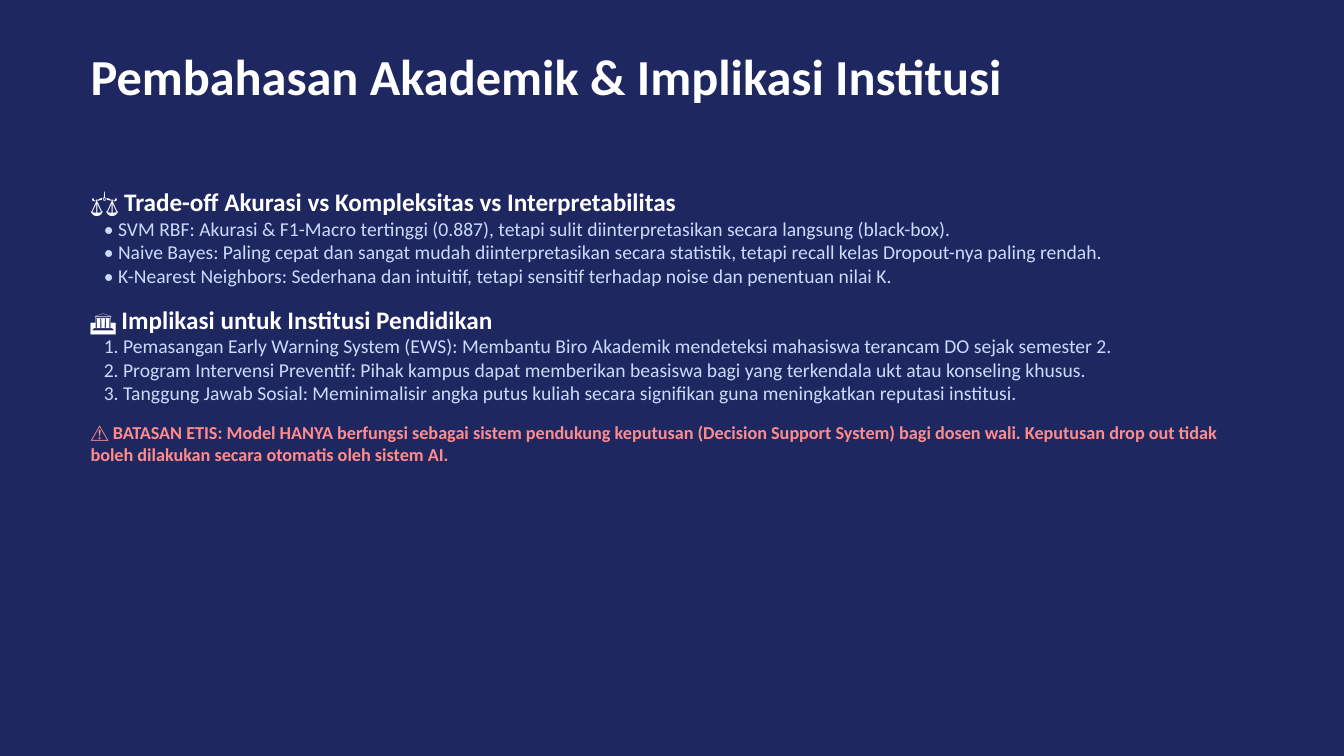
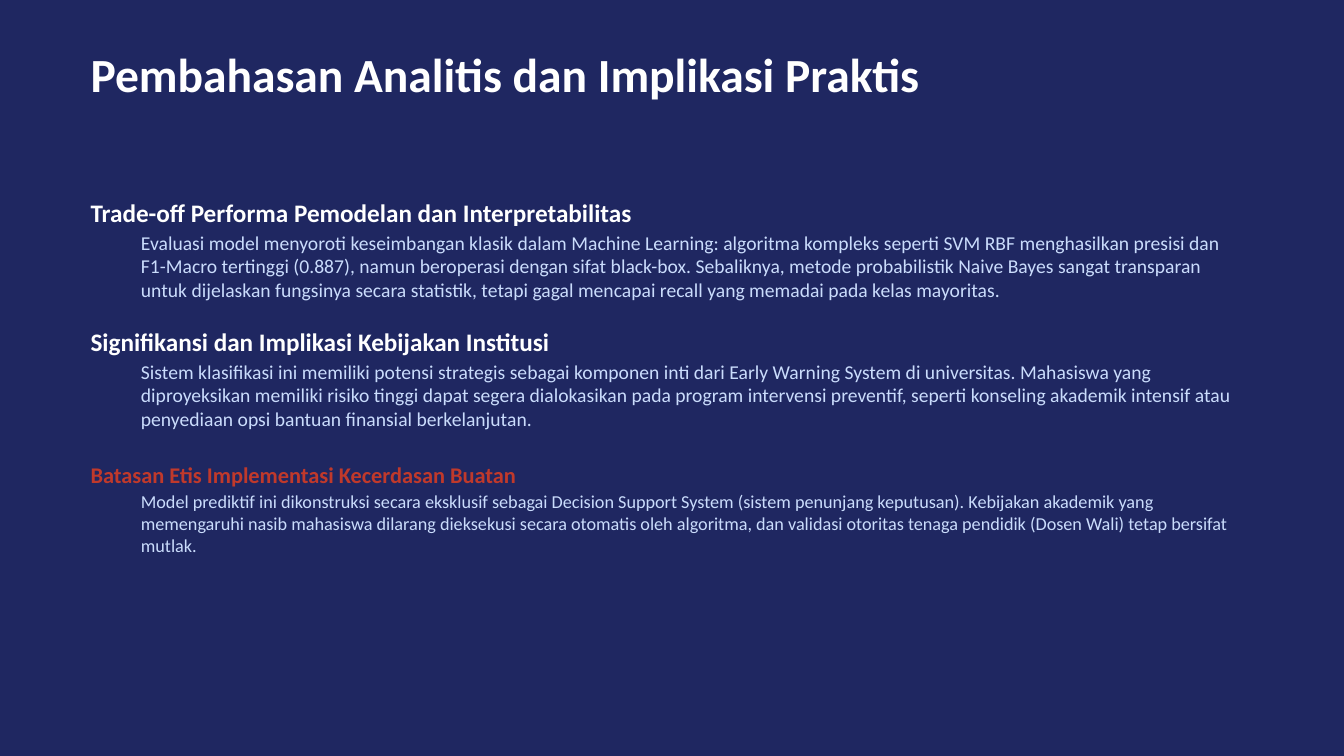
Before and after one commit to hafizmuzani011-collab/uas-ml-kelulusan, a slide deck: slide 7 of presentation/presentasi_uas_ml.pptx. Drawn at 1344x756 pixels with LibreOffice and Linux fonts; fonts in the diff are those of the drawing. Boxes give left, top, right and bottom in pixels: in the first picture for what was removed or moved away, otherwise in the second. Text is boxed around its words. In the diff, an @@ line names an element or a change of style, - is before the commit and + after.

```diff
--- a/presentation/presentasi_uas_ml.pptx
+++ b/presentation/presentasi_uas_ml.pptx
@@ text at (91, 58, 919, 100): text changed; size 36 to 34 pt @@
-Pembahasan Akademik & Implikasi Institusi
+Pembahasan Analitis dan Implikasi Praktis
@@ text at (91, 204, 1230, 552): text changed @@
-⚖️ Trade-off Akurasi vs Kompleksitas vs Interpretabilitas
-• SVM RBF: Akurasi & F1-Macro tertinggi (0.887), tetapi sulit diinterpretasikan secara langsung (black-box).
-• Naive Bayes: Paling cepat dan sangat mudah diinterpretasikan secara statistik, tetapi recall kelas Dropout-nya paling rendah.
-• K-Nearest Neighbors: Sederhana dan intuitif, tetapi sensitif terhadap noise dan penentuan nilai K.
-🏛️ Implikasi untuk Institusi Pendidikan
-1. Pemasangan Early Warning System (EWS): Membantu Biro Akademik mendeteksi mahasiswa terancam DO sejak semester 2.
-2. Program Intervensi Preventif: Pihak kampus dapat memberikan beasiswa bagi yang terkendala ukt atau konseling khusus.
-3. Tanggung Jawab Sosial: Meminimalisir angka putus kuliah secara signifikan guna meningkatkan reputasi institusi.
-⚠️ BATASAN ETIS: Model HANYA berfungsi sebagai sistem pendukung keputusan (Decision Support System) bagi dosen wali. Keputusan drop out tidak boleh dilakukan secara otomatis oleh sistem AI.
+Trade-off Performa Pemodelan dan Interpretabilitas
+  Evaluasi model menyoroti keseimbangan klasik dalam Machine Learning: algoritma kompleks seperti SVM RBF menghasilkan presisi dan F1-Macro tertinggi (0.887), namun beroperasi dengan sifat black-box. Sebaliknya, metode probabilistik Naive Bayes sangat transparan untuk dijelaskan fungsinya secara statistik, tetapi gagal mencapai recall yang memadai pada kelas mayoritas.
+Signifikansi dan Implikasi Kebijakan Institusi
+  Sistem klasifikasi ini memiliki potensi strategis sebagai komponen inti dari Early Warning System di universitas. Mahasiswa yang diproyeksikan memiliki risiko tinggi dapat segera dialokasikan pada program intervensi preventif, seperti konseling akademik intensif atau penyediaan opsi bantuan finansial berkelanjutan.
+Batasan Etis Implementasi Kecerdasan Buatan
+  Model prediktif ini dikonstruksi secara eksklusif sebagai Decision Support System (sistem penunjang keputusan). Kebijakan akademik yang memengaruhi nasib mahasiswa dilarang dieksekusi secara otomatis oleh algoritma, dan validasi otoritas tenaga pendidik (Dosen Wali) tetap bersifat mutlak.
```
Also in this commit, not shown: 8 other slides changed, 1 slide added, 1 slide removed, 1 other file.
